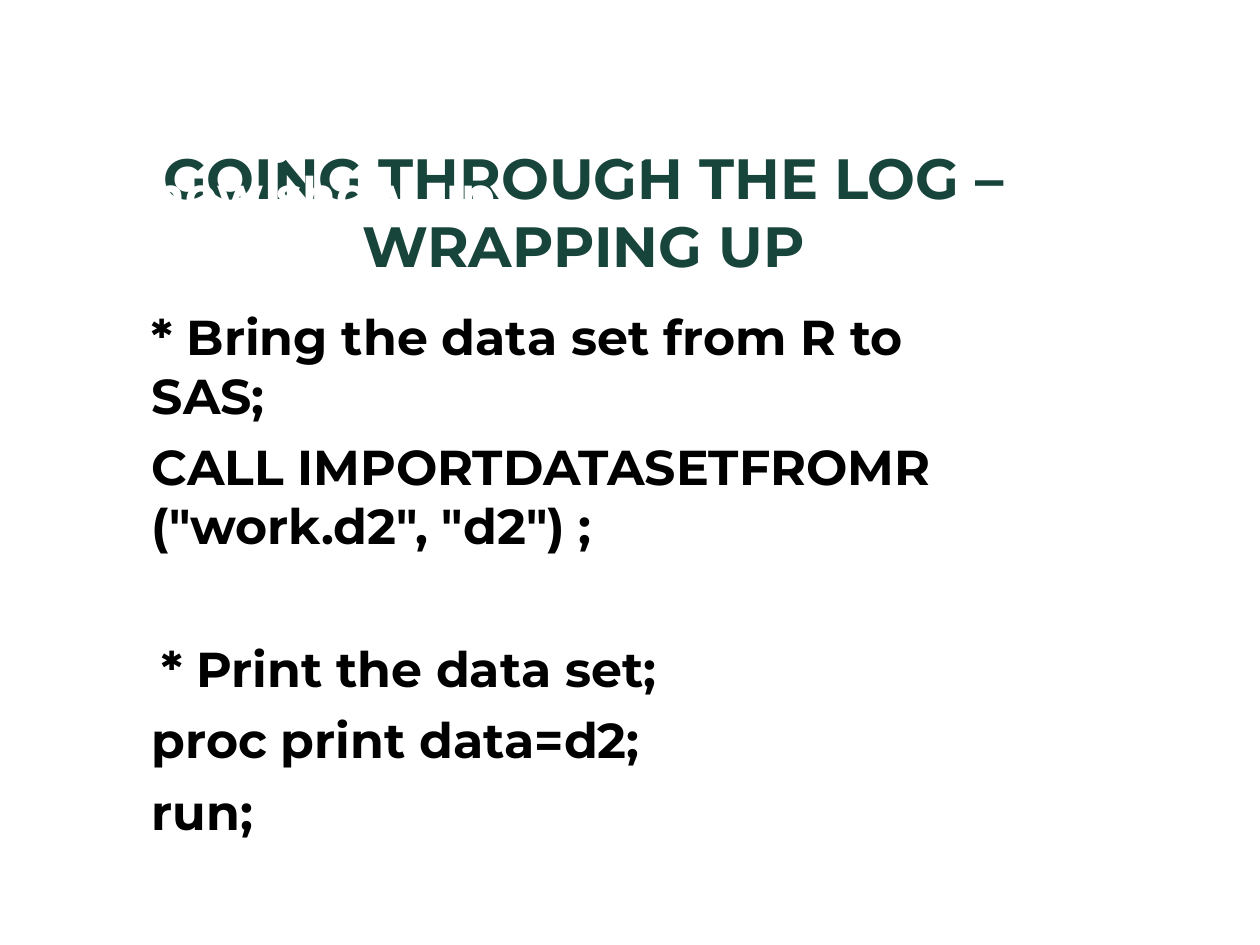
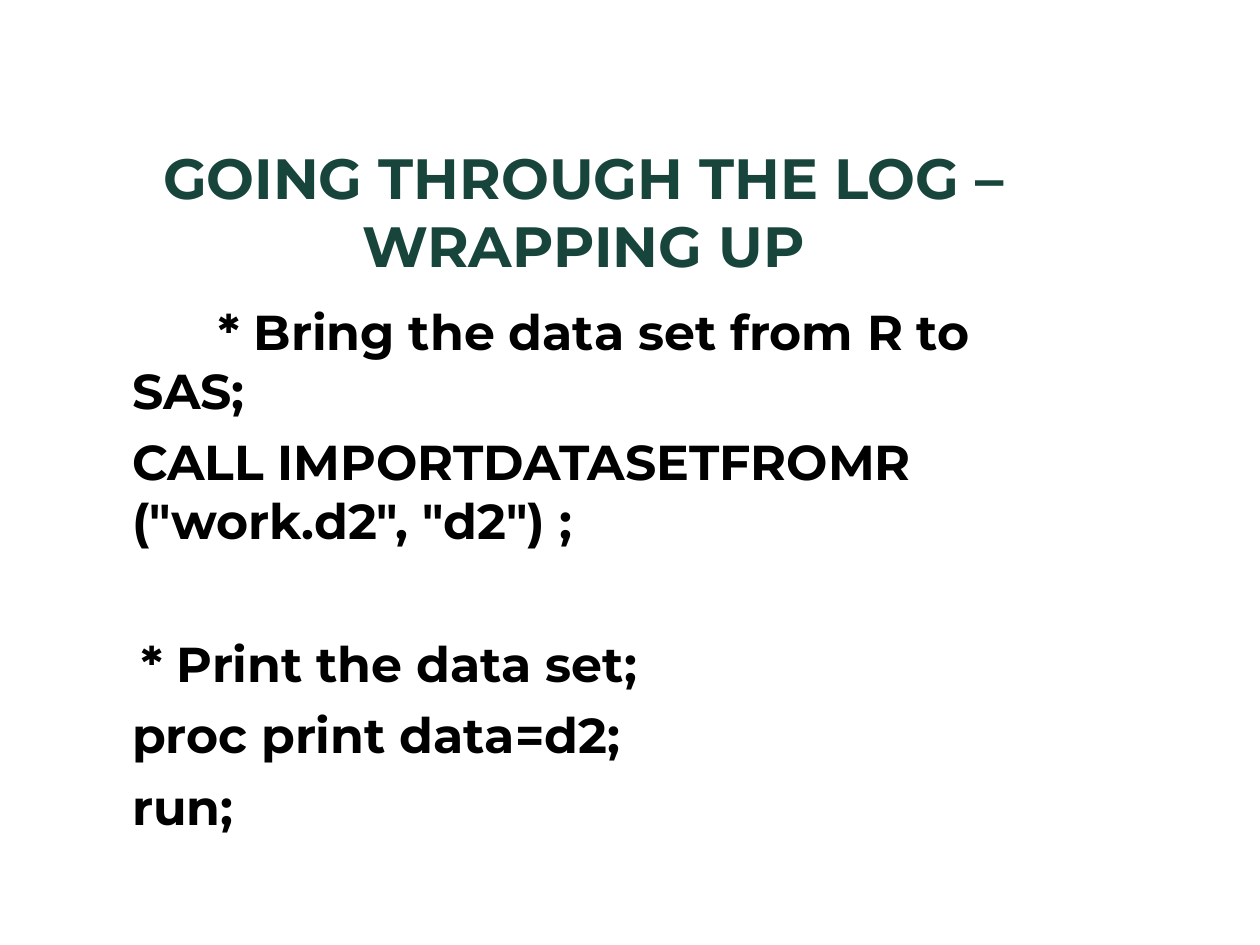
Before and after one commit to BarryDeCicco/SASandRandSAS, a slide deck: slide 24 of Presentations/SAS and R and SAS (MiSUG, 2021_08_25, CSTAT Layout).pptx. Drawn at 1260x945 pixels with LibreOffice and Linux fonts; fonts in the diff are those of the drawing; background and template pictures are left out. Boxes give left, top, right and bottom in pixels: in the first picture for what was removed or moved away, otherwise in the second. Text is boxed around its words. In the diff, an @@ line names an element or a change of style, - is before the commit and + after.

```diff
--- a/Presentations/SAS and R and SAS (MiSUG, 2021_08_25, CSTAT Layout).pptx
+++ b/Presentations/SAS and R and SAS (MiSUG, 2021_08_25, CSTAT Layout).pptx
@@ text "# A* Bring the data ...": place and size @@
-text "# A* Bring the data ..." at <box>152,158,1001,838</box>
+text "# A* Bring the data ..." at <box>132,311,970,833</box>
@@ text at <box>132,311,970,417</box>: text changed; text colour #FFFFFF to #000000 @@
-# Any error messages from R will now show up
-* Bring the data set from R to SAS;
+# A* Bring the data set from R to SAS;
```
Also in this commit, not shown: 5 other slides changed, 1 slide added, 6 slides removed.
